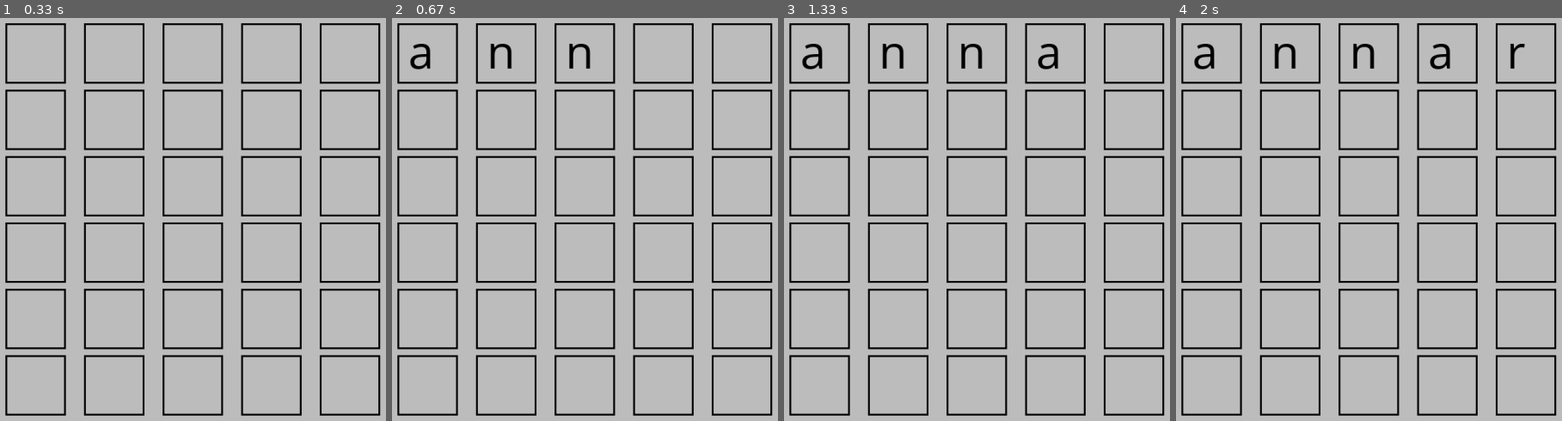
Above: before the commit, frames 1-4 (left to right).
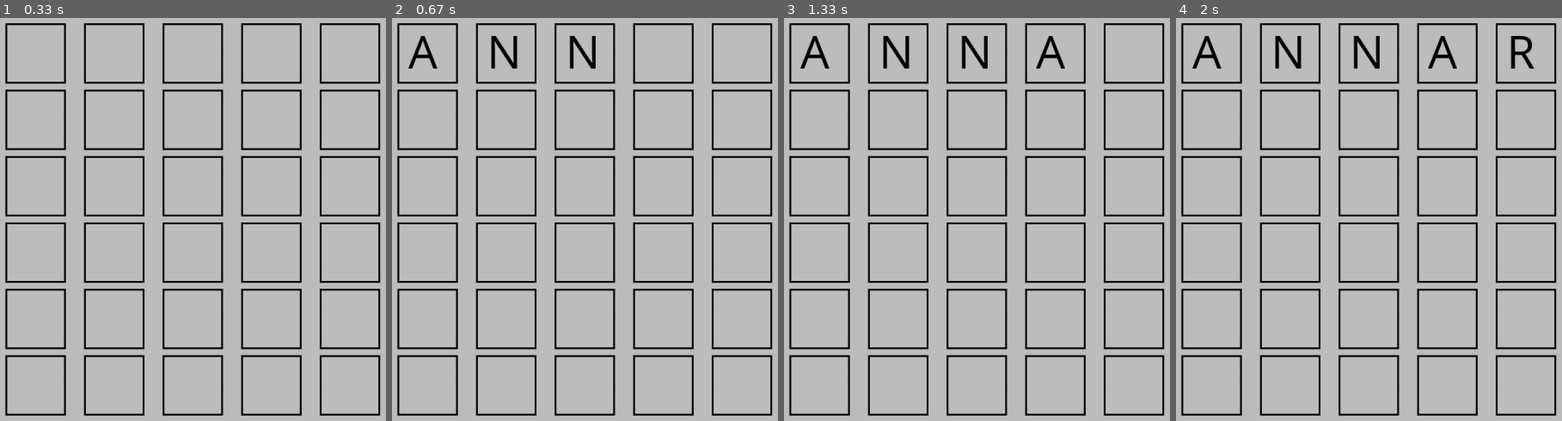
Above: after the commit, the same moments.

Repository: SandorMore/WordleQuant
Game: pygame game, started from main.py
Same seed, same stepped clock (60 frames per second), same inputs: the game is played once before the commit and once after it.
Inputs:
- Up to frame 1 (0.33 s): no input
- Up to frame 2 (0.67 s): type "ann" at 0.33 s
- Up to frame 3 (1.33 s): tap Enter at 0.67, 1.02 s; type "a" at 0.88 s
- Up to frame 4 (2 s): type "r" at 1.43 s; tap Enter at 1.57 s

Frame 1 is identical in both runs. In frame 2, 0.8% of the frame differs, in the area x 4-53%, y 4-13%; in frame 3, 1.1%; in frame 4, 1.3%, in the area x 4-93%, y 4-13%.

Commit message:
valid word list

Diff:
--- a/assets/words.txt
+++ b/assets/words.txt
@@ -7432,6 +7432,7 @@
 NIFFS
 NIFFY
 NIFTY
+NIGGA
 NIGHS
 NIGHT
 NIHIL
--- a/main.py
+++ b/main.py
@@ -73,7 +73,7 @@
 
         if(len(guess) >= 1):
             for i in range(len(guess)):
-                text_surface = font.render(slotList[i].letter, True, fontColor)
+                text_surface = font.render(slotList[i].letter.upper(), True, fontColor)
                 screen.blit(text_surface, (slotList[i].rect.left + wordingOffsetLeft, slotList[i].rect.top + wordingOffsetTop))
         pg.display.flip()
         clock.tick(60)
